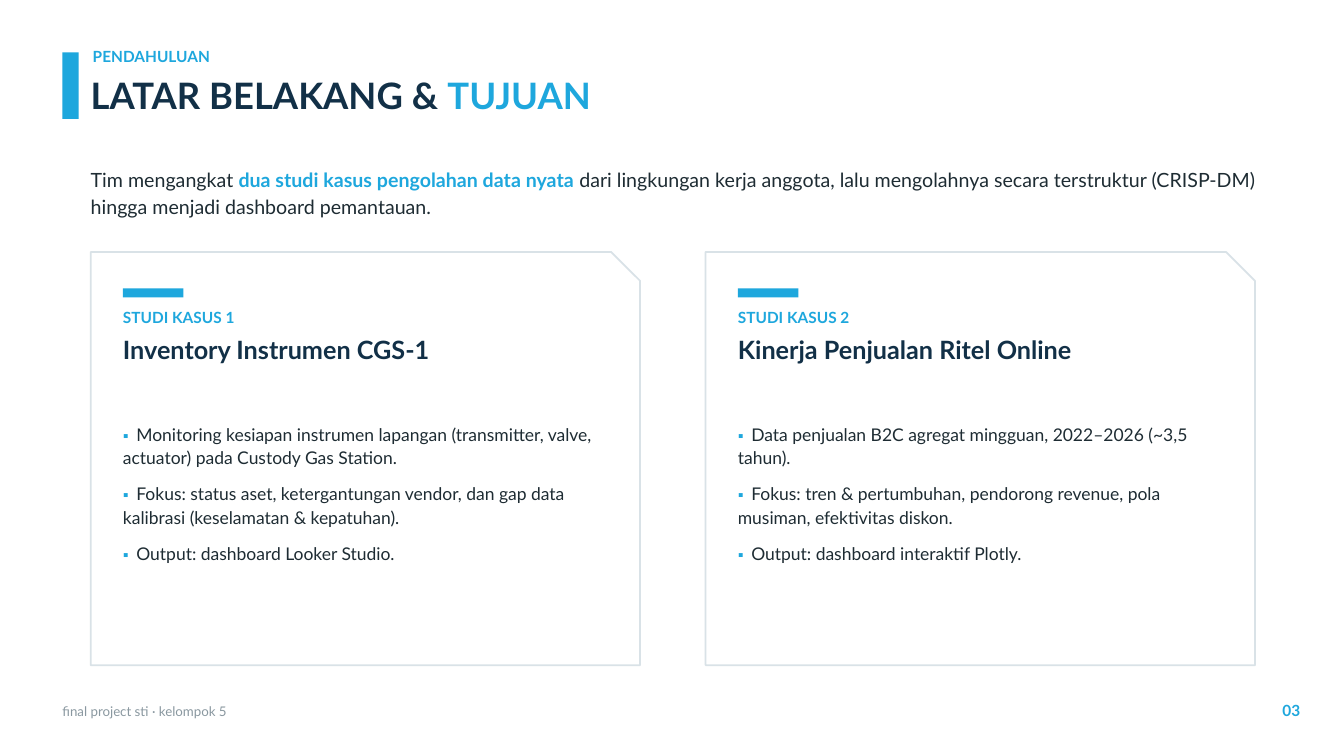
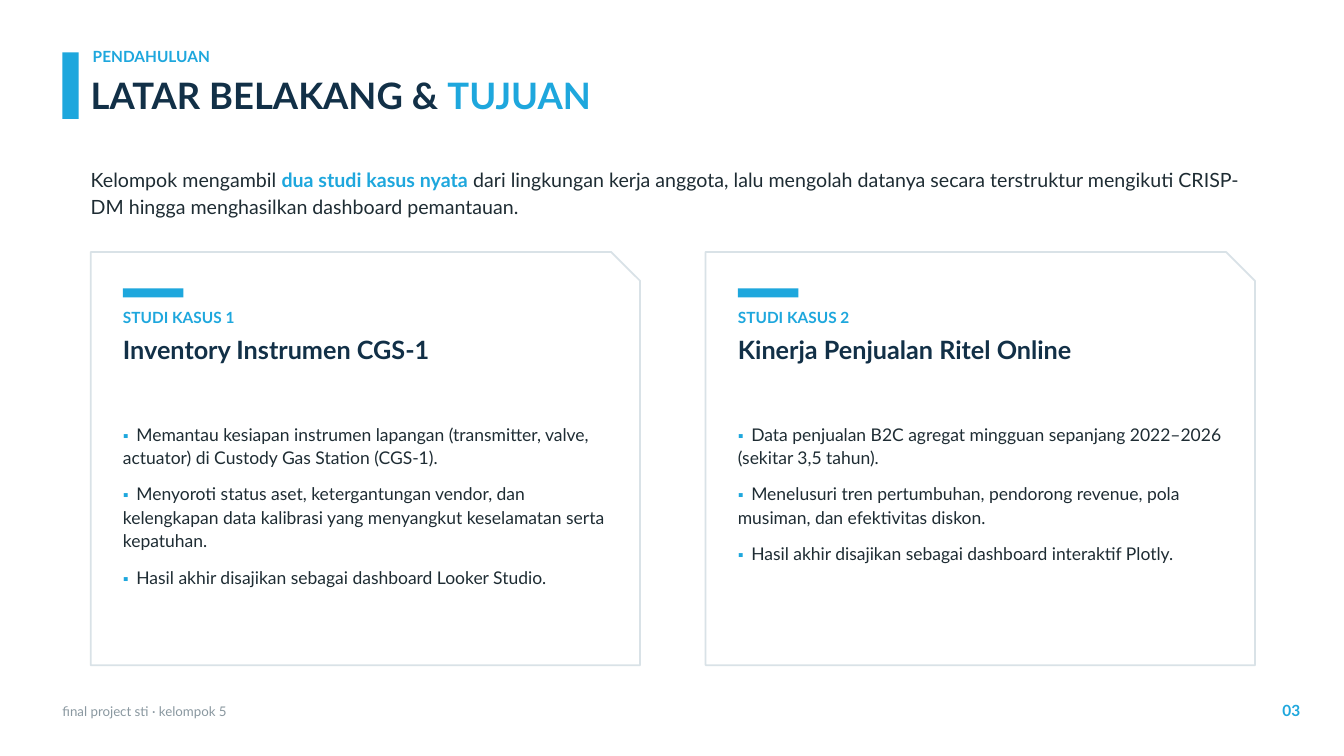
Before and after one commit to sianida26/sti-final-project-kel5, a slide deck: slide 3 of Final-Project-STI-Kel5-Presentation.pptx. Drawn at 1344x756 pixels with LibreOffice and Linux fonts; fonts in the diff are those of the drawing; background and template pictures are left out. Boxes give left, top, right and bottom in pixels: in the first picture for what was removed or moved away, otherwise in the second. Text is boxed around its words. In the diff, an @@ line names an element or a change of style, - is before the commit and + after.

```diff
--- a/Final-Project-STI-Kel5-Presentation.pptx
+++ b/Final-Project-STI-Kel5-Presentation.pptx
@@ text at [91,172,1238,218]: text changed @@
-Tim mengangkat dua studi kasus pengolahan data nyata dari lingkungan kerja anggota, lalu mengolahnya secara terstruktur (CRISP-DM) hingga menjadi dashboard pemantauan.
+Kelompok mengambil dua studi kasus nyata dari lingkungan kerja anggota, lalu mengolah datanya secara terstruktur mengikuti CRISP-DM hingga menghasilkan dashboard pemantauan.
@@ text at [123,427,604,587]: text changed @@
-▪ Monitoring kesiapan instrumen lapangan (transmitter, valve, actuator) pada Custody Gas Station.
-▪ Fokus: status aset, ketergantungan vendor, dan gap data kalibrasi (keselamatan & kepatuhan).
-▪ Output: dashboard Looker Studio.
+▪ Memantau kesiapan instrumen lapangan (transmitter, valve, actuator) di Custody Gas Station (CGS-1).
+▪ Menyoroti status aset, ketergantungan vendor, dan kelengkapan data kalibrasi yang menyangkut keselamatan serta kepatuhan.
+▪ Hasil akhir disajikan sebagai dashboard Looker Studio.
@@ text at [738,428,1221,563]: text changed @@
-▪ Data penjualan B2C agregat mingguan, 2022–2026 (~3,5 tahun).
-▪ Fokus: tren & pertumbuhan, pendorong revenue, pola musiman, efektivitas diskon.
-▪ Output: dashboard interaktif Plotly.
+▪ Data penjualan B2C agregat mingguan sepanjang 2022–2026 (sekitar 3,5 tahun).
+▪ Menelusuri tren pertumbuhan, pendorong revenue, pola musiman, dan efektivitas diskon.
+▪ Hasil akhir disajikan sebagai dashboard interaktif Plotly.
```
Also in this commit, not shown: 12 other slides changed, 3 other files.
